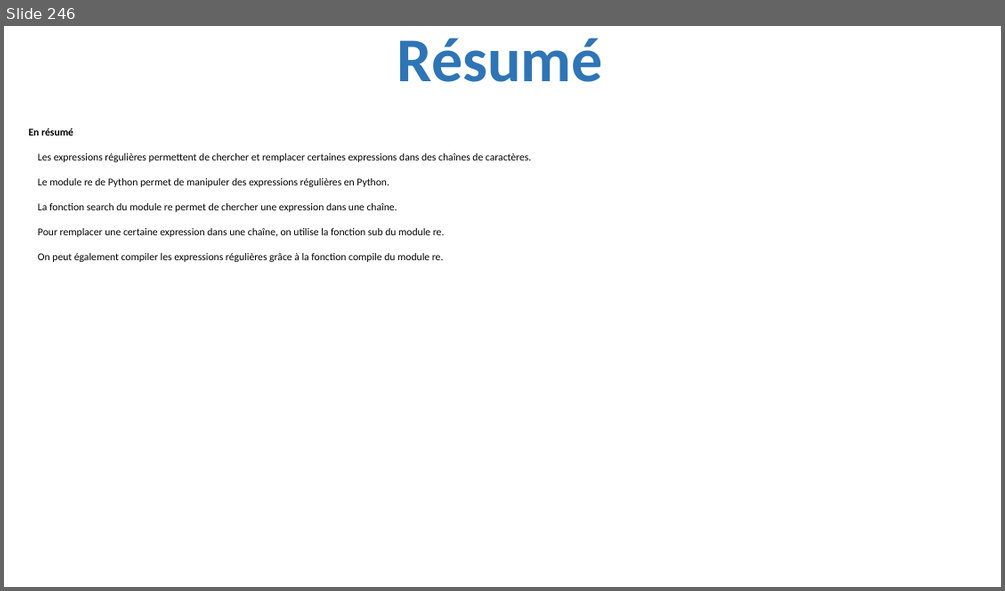
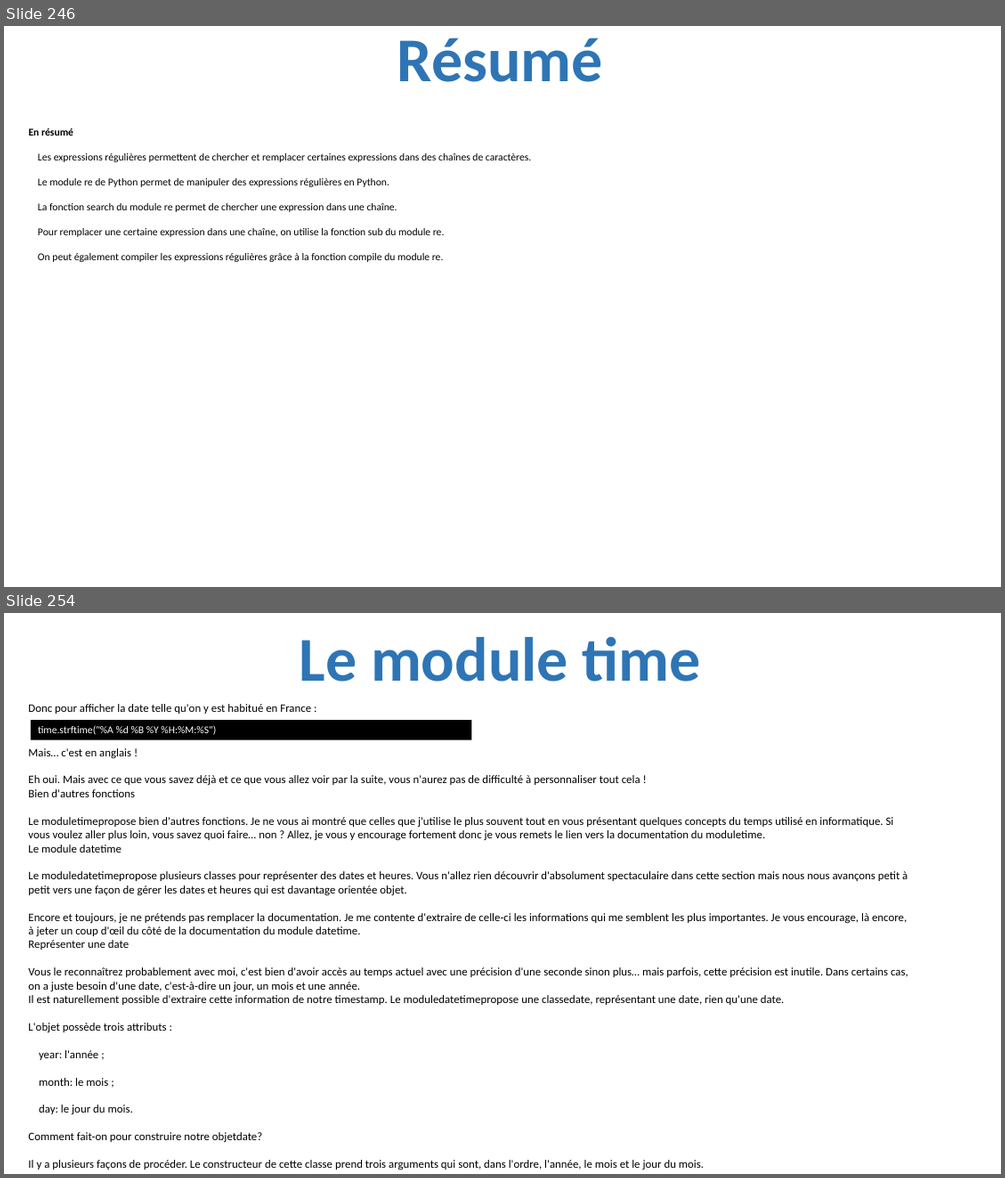
Before and after one commit to julienPalleau/PythonDoc, a slide deck: Python-resume.pptx. Shown one above the other, each under a label of ours: slide 246 before the commit, slides 246 and 254 after it; the slides between them are not shown. The pictures are 1005x591 and 1005x1178 pixels, drawn with LibreOffice and Linux fonts; fonts in the diff are those of the drawing. Boxes give left, top, right and bottom in pixels: in the first picture for what was removed or moved away, otherwise in the second. Text is boxed around its words. In the diff, an @@ line names an element or a change of style, - is before the commit and + after.

Commit message:
Exprimez le temps

```diff
--- a/Python-resume.pptx
+++ b/Python-resume.pptx
@@ slide 254 added at bbox=[4, 613, 1001, 1174], background #FFFFFF @@
@@ title added at bbox=[299, 637, 701, 682], 60 pt, text #2E75B6, bold @@
+Le module time
@@ text added at bbox=[28, 704, 311, 714], 11 pt, text #000000 @@
+Donc pour afficher la date telle qu'on y est habitué en France :
@@ rectangle added at bbox=[30, 720, 471, 740], fill #000000, 10 pt, text #FFFFFF @@
+time.strftime("%A %d %B %Y %H:%M:%S")
@@ text added at bbox=[28, 748, 908, 1170], 11 pt, text #000000 @@
+Mais… c'est en anglais !
+Eh oui. Mais avec ce que vous savez déjà et ce que vous allez voir par la suite, vous n'aurez pas de difficulté à personnaliser tout cela !
+Bien d'autres fonctions
+Le moduletimepropose bien d'autres fonctions. Je ne vous ai montré que celles que j'utilise le plus souvent tout en vous présentant quelques concepts du temps utilisé en informatique. Si vous voulez aller plus loin, vous savez quoi faire… non ? Allez, je vous y encourage fortement donc je vous remets le lien vers la documentation du moduletime.
+Le module datetime
+Le moduledatetimepropose plusieurs classes pour représenter des dates et heures. Vous n'allez rien découvrir d'absolument spectaculaire dans cette section mais nous nous avançons petit à petit vers une façon de gérer les dates et heures qui est davantage orientée objet.
+Encore et toujours, je ne prétends pas remplacer la documentation. Je me contente d'extraire de celle-ci les informations qui me semblent les plus importantes. Je vous encourage, là encore, à jeter un coup d'œil du côté de la documentation du module datetime.
+Représenter une date
+Vous le reconnaîtrez probablement avec moi, c'est bien d'avoir accès au temps actuel avec une précision d'une seconde sinon plus… mais parfois, cette précision est inutile. Dans certains cas, on a juste besoin d'une date, c'est-à-dire un jour, un mois et une année.
+Il est naturellement possible d'extraire cette information de notre timestamp. Le moduledatetimepropose une classedate, représentant une date, rien qu'une date.
+L'objet possède trois attributs :
+year: l'année ;
+month: le mois ;
+day: le jour du mois.
+Comment fait-on pour construire notre objetdate?
+Il y a plusieurs façons de procéder. Le constructeur de cette classe prend trois arguments qui sont, dans l'ordre, l'année, le mois et le jour du mois.
```
Also in this commit, not shown: 10 other slides added.
